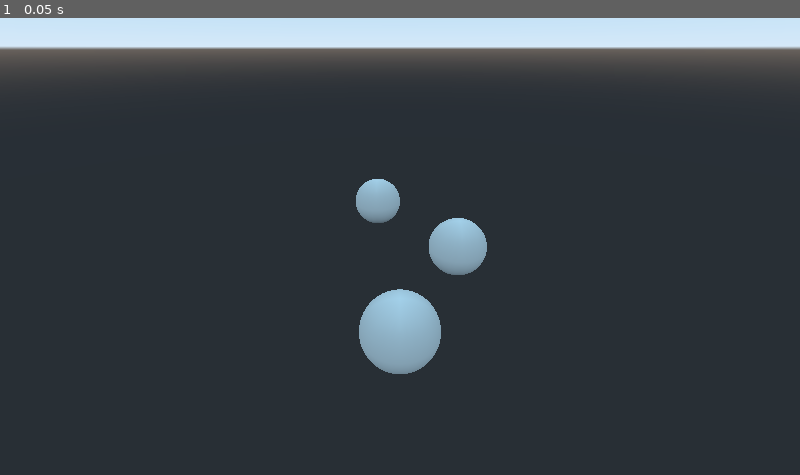
Above: before the commit, frame 1.
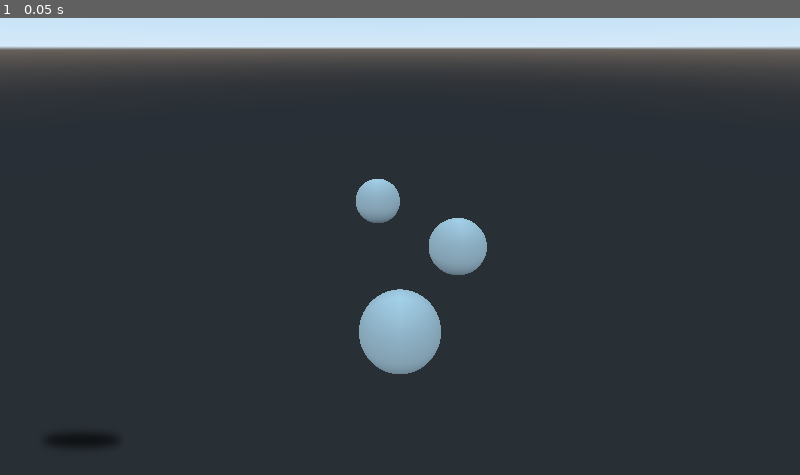
Above: after the commit, the same moment.

Repository: fintanneff/GodotWithGit
Game: Godot game, scene res://GarbageTestContent/TestSceneOne.tscn
Two runs of this game, one before a commit and one after it. Both use one fixed random seed, a clock stepped at 60 frames per second and the inputs below.
Inputs:
- Up to frame 1 (0.05 s): no input

The runs differ from the first frame. In frame 1, 0.1% of the frame differs, in the area x 6-14%, y 91-94%.

Commit message:
some changes to my scene
some changes to my scene

Diff:
--- a/GodotWithGitProj/GarbageTestContent/TestSceneOne.tscn
+++ b/GodotWithGitProj/GarbageTestContent/TestSceneOne.tscn
@@ -1,4 +1,6 @@
-[gd_scene load_steps=2 format=2]
+[gd_scene load_steps=3 format=2]
+
+[ext_resource path="res://GarbageTestContent/little_blob.png" type="Texture" id=1]
 
 [sub_resource type="SphereMesh" id=1]
 
@@ -20,3 +22,7 @@
 transform = Transform( 1, 0, 0, 0, 1, 0, 0, 0, 1, -1, 0, -8 )
 mesh = SubResource( 1 )
 material/0 = null
+
+[node name="little_blob" type="Sprite" parent="."]
+position = Vector2( 104, 527 )
+texture = ExtResource( 1 )
